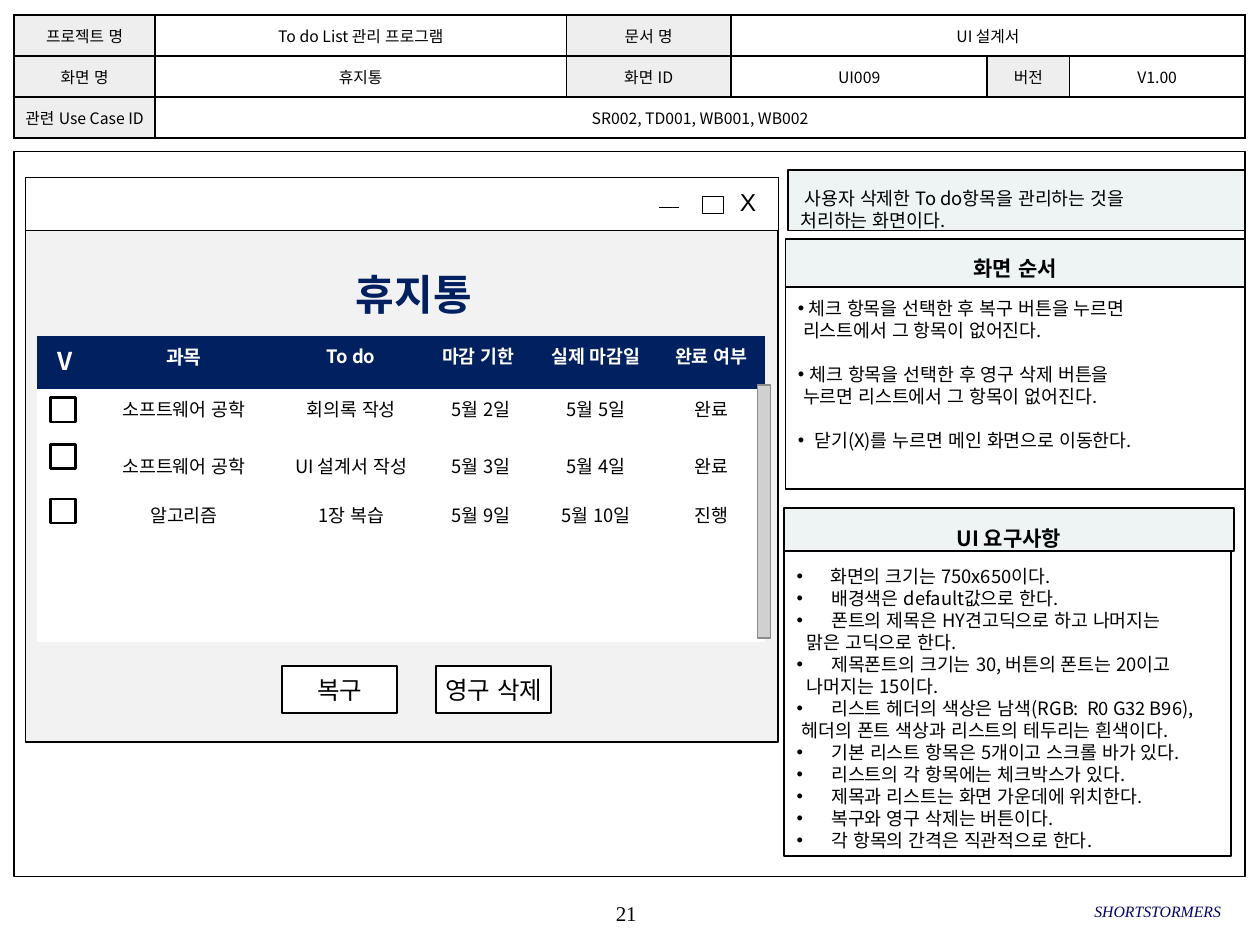
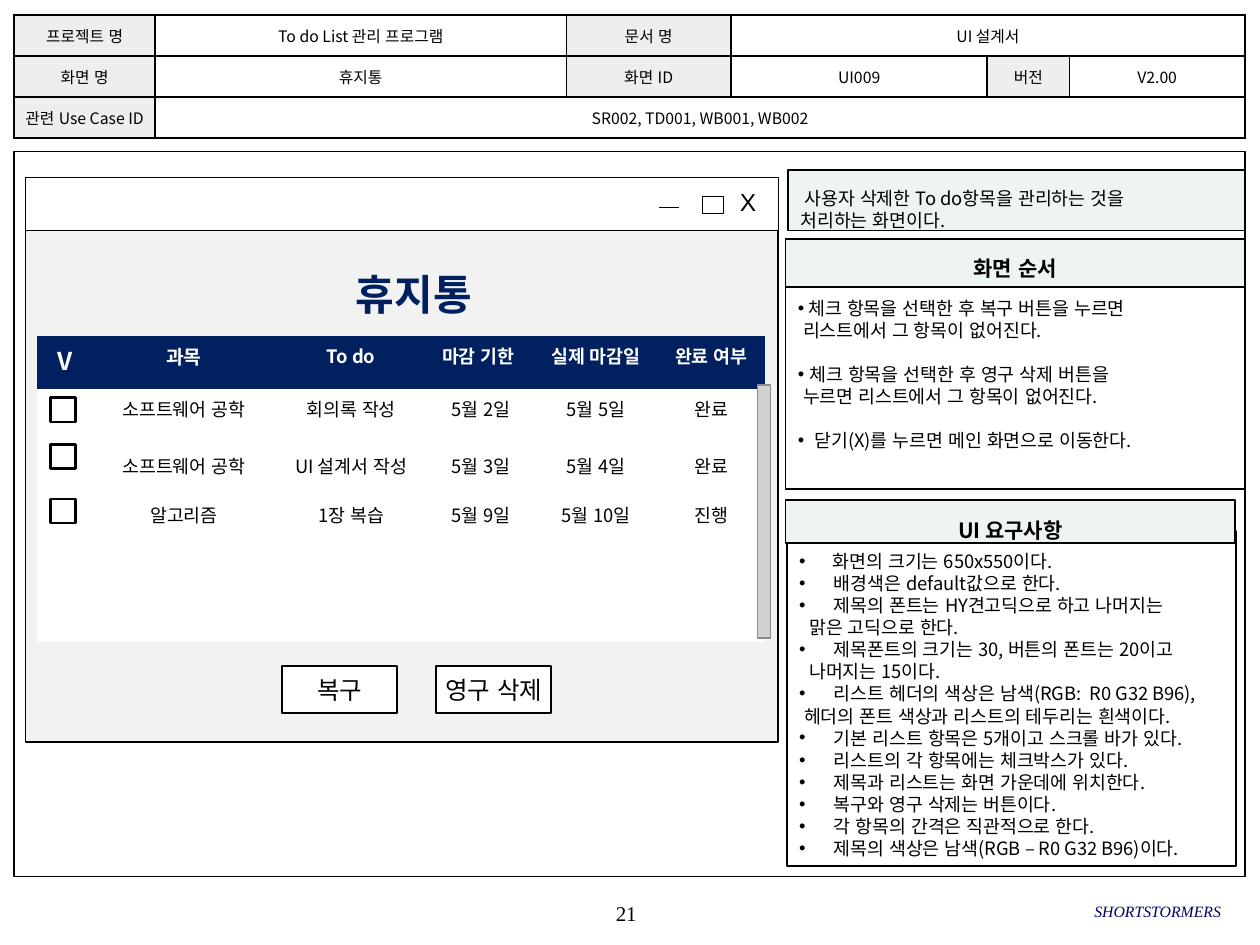
Before and after one commit to SMU-SE-Admin/18-1_7_SHORTSTORMERS_Doc, a slide deck: slide 21 of 03 설계/UI 설계서_7_SHORTSTORMERS.pptx. Drawn at 1260x945 pixels with LibreOffice and Linux fonts; fonts in the diff are those of the drawing; grey boxes stand for pictures; background and template pictures are left out. Boxes give left, top, right and bottom in pixels: in the first picture for what was removed or moved away, otherwise in the second. Text is boxed around its words. In the diff, an @@ line names an element or a change of style, - is before the commit and + after.

```diff
--- a/03 설계/UI 설계서_7_SHORTSTORMERS.pptx
+++ b/03 설계/UI 설계서_7_SHORTSTORMERS.pptx
@@ table at (14,15,1244,139) @@
-row 2, column 6: V1.00
+row 2, column 6: V2.00
@@ rectangle "UI 요구사항": place and size @@
-rectangle "UI 요구사항" at (784,508,1234,551)
+rectangle "UI 요구사항" at (786,500,1236,543)
@@ rectangle "화면의 크기는 650x550이다.": place and size @@
-rectangle "화면의 크기는 650x550이다." at (784,546,1231,856)
+rectangle "화면의 크기는 650x550이다." at (786,530,1236,866)
@@ text in rectangle at (833,552,1053,575): text changed @@
-• 화면의 크기는 750x650이다.
+• 화면의 크기는 650x550이다.
@@ text in rectangle at (834,596,1163,619): text changed @@
-• 폰트의 제목은 HY견고딕으로 하고 나머지는
+• 제목의 폰트는 HY견고딕으로 하고 나머지는
@@ text in rectangle at (834,839,1179,859): paragraph added @@
+• 제목의 색상은 남색(RGB – R0 G32 B96)이다.
```
Also in this commit, not shown: 26 other slides changed.
